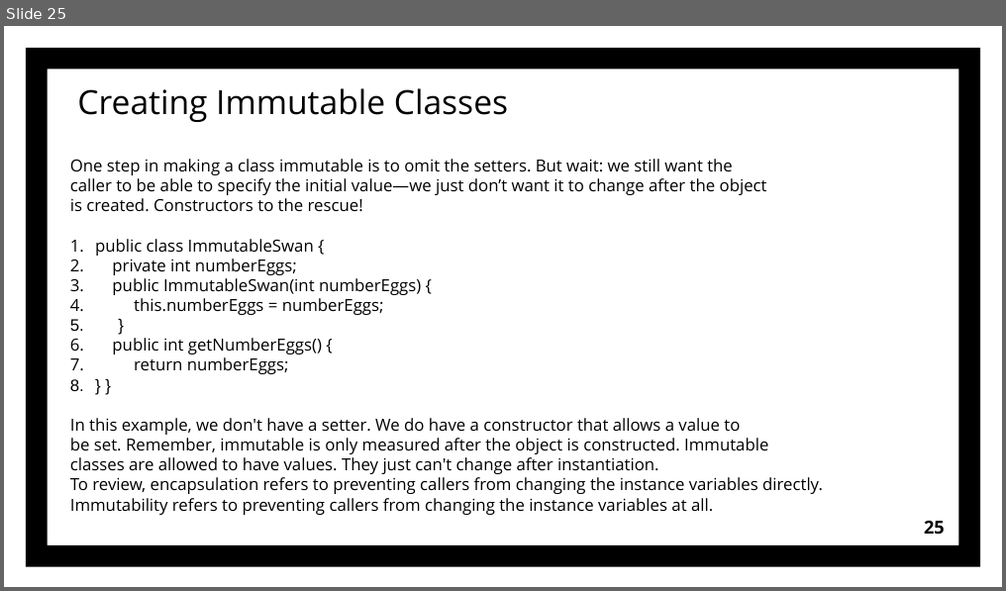
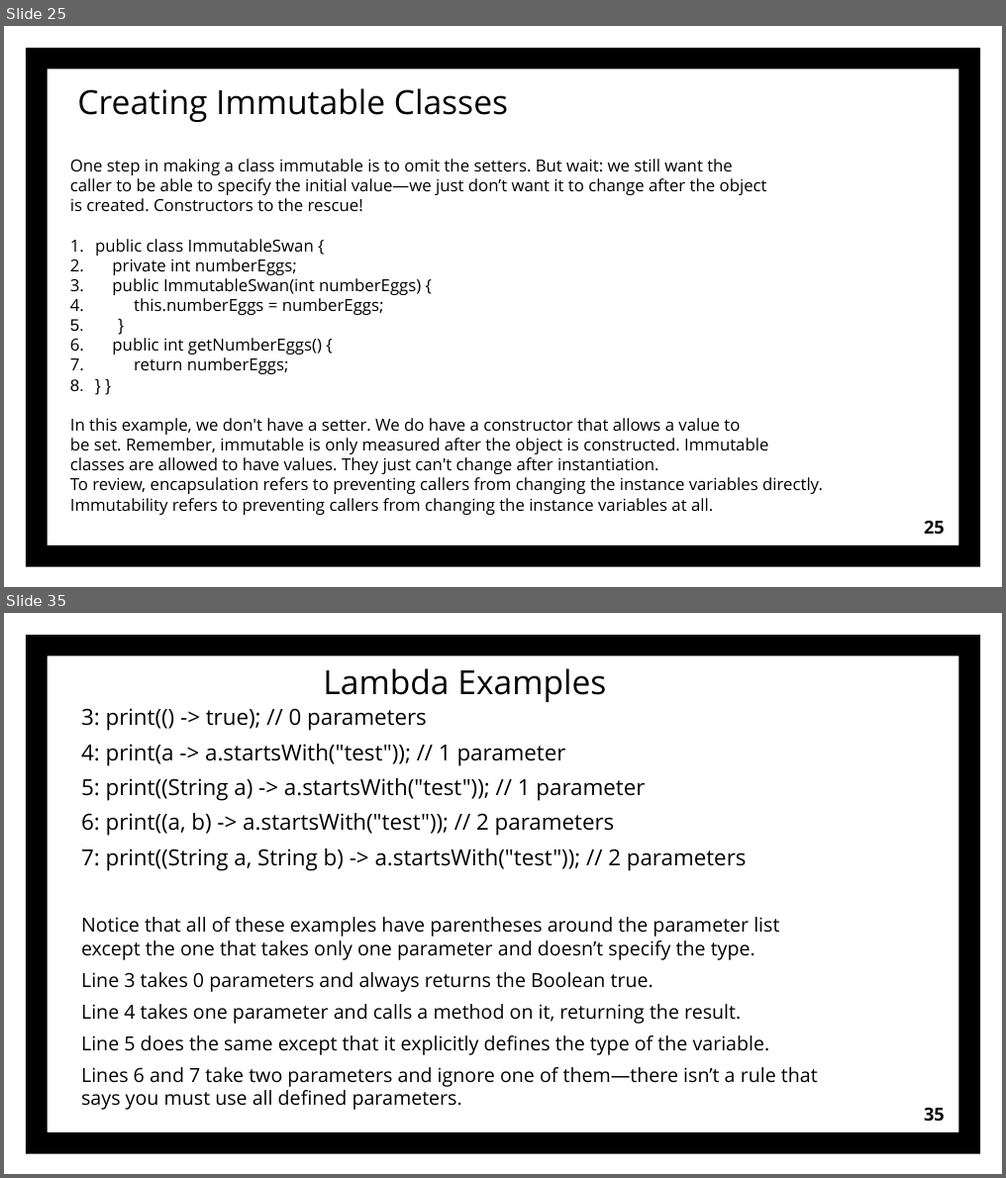
Before and after one commit to Grigory2000/OCATests, a slide deck: OCA Chapter 4 part 3.pptx. Shown one above the other, each under a label of ours: slide 25 before the commit, slides 25 and 35 after it; the slides between them are not shown. The pictures are 1006x591 and 1006x1178 pixels, drawn with LibreOffice and Linux fonts; fonts in the diff are those of the drawing. Boxes give left, top, right and bottom in pixels: in the first picture for what was removed or moved away, otherwise in the second. Text is boxed around its words. In the diff, an @@ line names an element or a change of style, - is before the commit and + after.

Commit message:
lambda commit

```diff
--- a/OCA Chapter 4 part 3.pptx
+++ b/OCA Chapter 4 part 3.pptx
@@ slide 35 added at bbox=[4, 613, 1002, 1174], background #FFFFFF; not listed: 1 template element that a slide beside it also shows @@
@@ title added at bbox=[323, 668, 606, 702], 24 pt, text #000000 @@
+Lambda Examples
@@ text added at bbox=[81, 708, 818, 1110], 14 pt, text #000000 @@
+3: print(() -> true); // 0 parameters
+4: print(a -> a.startsWith("test")); // 1 parameter
+5: print((String a) -> a.startsWith("test")); // 1 parameter
+6: print((a, b) -> a.startsWith("test")); // 2 parameters
+7: print((String a, String b) -> a.startsWith("test")); // 2 parameters
+Notice that all of these examples have parentheses around the parameter list except the one that takes only one parameter and doesn’t specify the type.
+Line 3 takes 0 parameters and always returns the Boolean true.
+Line 4 takes one parameter and calls a method on it, returning the result.
+Line 5 does the same except that it explicitly defines the type of the variable.
+Lines 6 and 7 take two parameters and ignore one of them—there isn’t a rule that says you must use all defined parameters.
@@ page number added at bbox=[924, 1108, 944, 1121], 13 pt, text #000000, bold @@
+35
```
Also in this commit, not shown: 7 slides changed, 10 other slides added, 31 other files.
